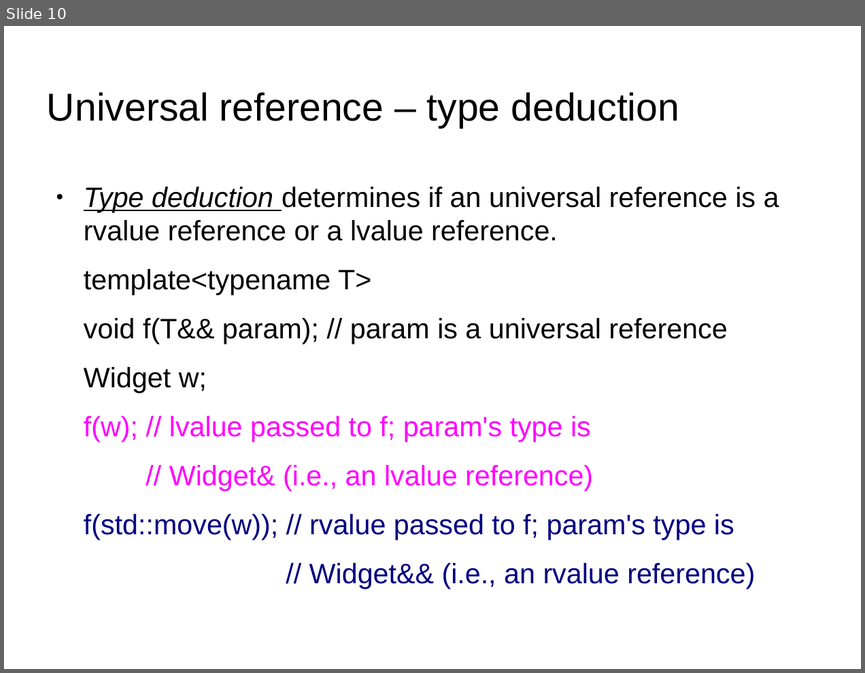
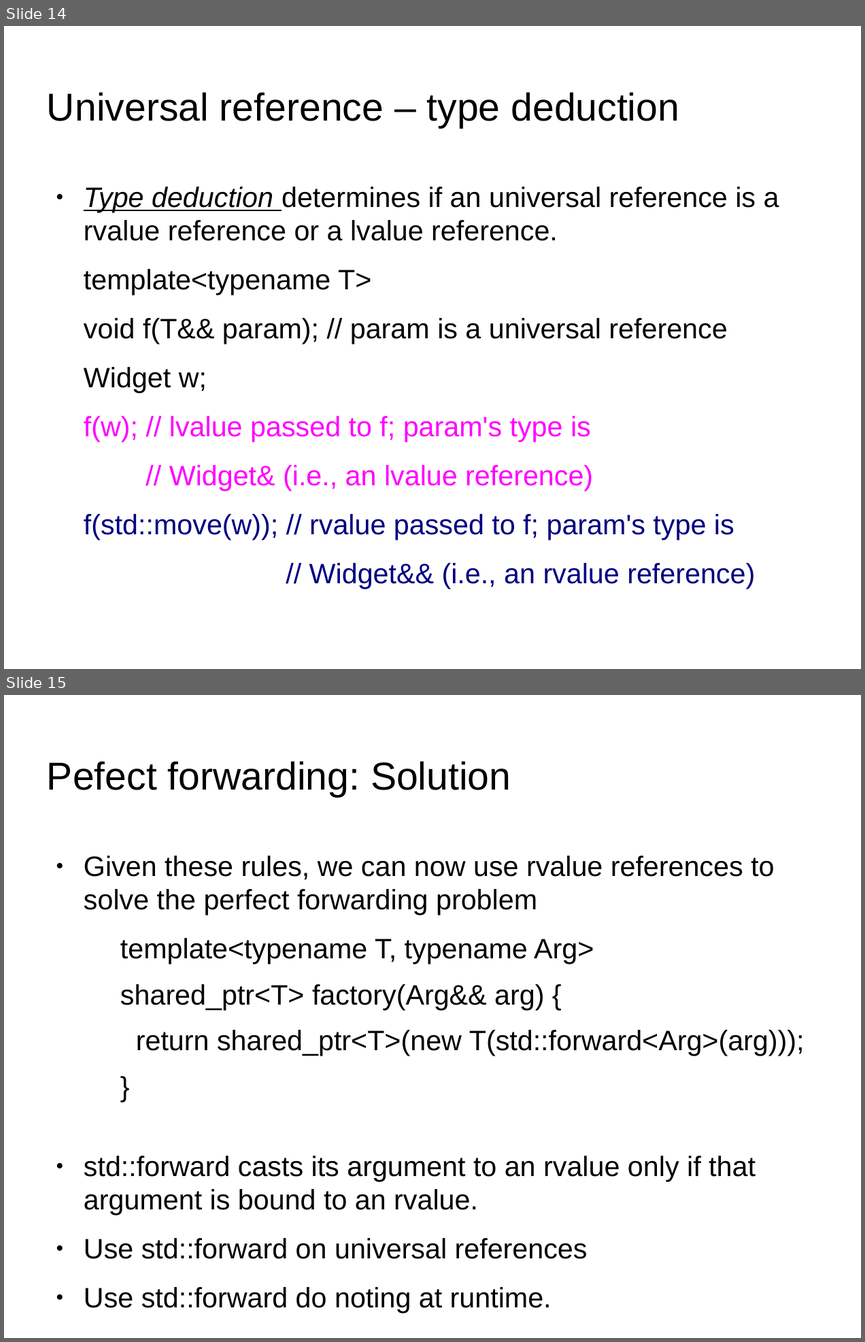
Before and after one commit to kks32/cpp-software-development, a slide deck: Ex16_Rvalue_Move_Semantics/Ex16_Rvalue_Move_Semantics.odp. Shown one above the other, each under a label of ours: slide 10 before the commit, slides 14 and 15 after it. The pictures are 865x673 and 865x1342 pixels, drawn with LibreOffice and Linux fonts; fonts in the diff are those of the drawing; background and template pictures are left out. Boxes give left, top, right and bottom in pixels: in the first picture for what was removed or moved away, otherwise in the second. Text is boxed around its words. In the diff, an @@ line names an element or a change of style, - is before the commit and + after.

Commit message:
Ex16 Perfect forwarding

```diff
--- a/Ex16_Rvalue_Move_Semantics/Ex16_Rvalue_Move_Semantics.odp
+++ b/Ex16_Rvalue_Move_Semantics/Ex16_Rvalue_Move_Semantics.odp
@@ slide 15 added at <box>4,695,861,1338</box>, background picture (left out) @@
@@ title added at <box>47,761,511,797</box>, 36 pt, text #000000 @@
+Pefect forwarding: Solution
@@ text added at <box>84,855,804,1312</box>, 26 pt, text #000000 @@
+● Given these rules, we can now use rvalue references to solve the perfect forwarding problem
+  template<typename T, typename Arg>
+  shared_ptr<T> factory(Arg&& arg) {
+  return shared_ptr<T>(new T(std::forward<Arg>(arg)));
+  }
+● std::forward casts its argument to an rvalue only if that argument is bound to an rvalue.
+● Use std::forward on universal references
+● Use std::forward do noting at runtime.
@@ what was slide 10 is now slide 14 @@
```
Also in this commit, not shown: 8 other slides added, 1 slide removed, 2 other files.
